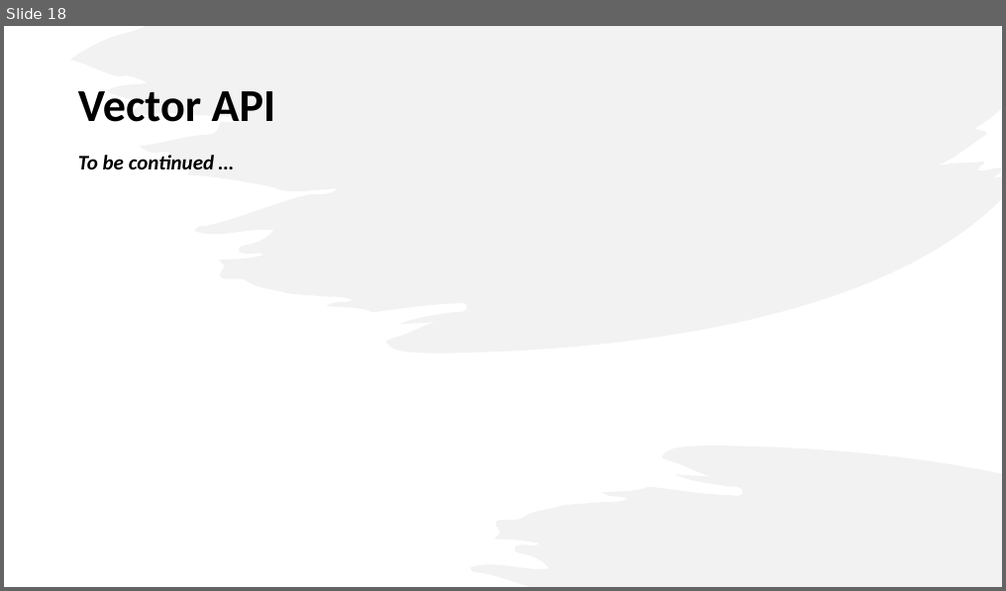
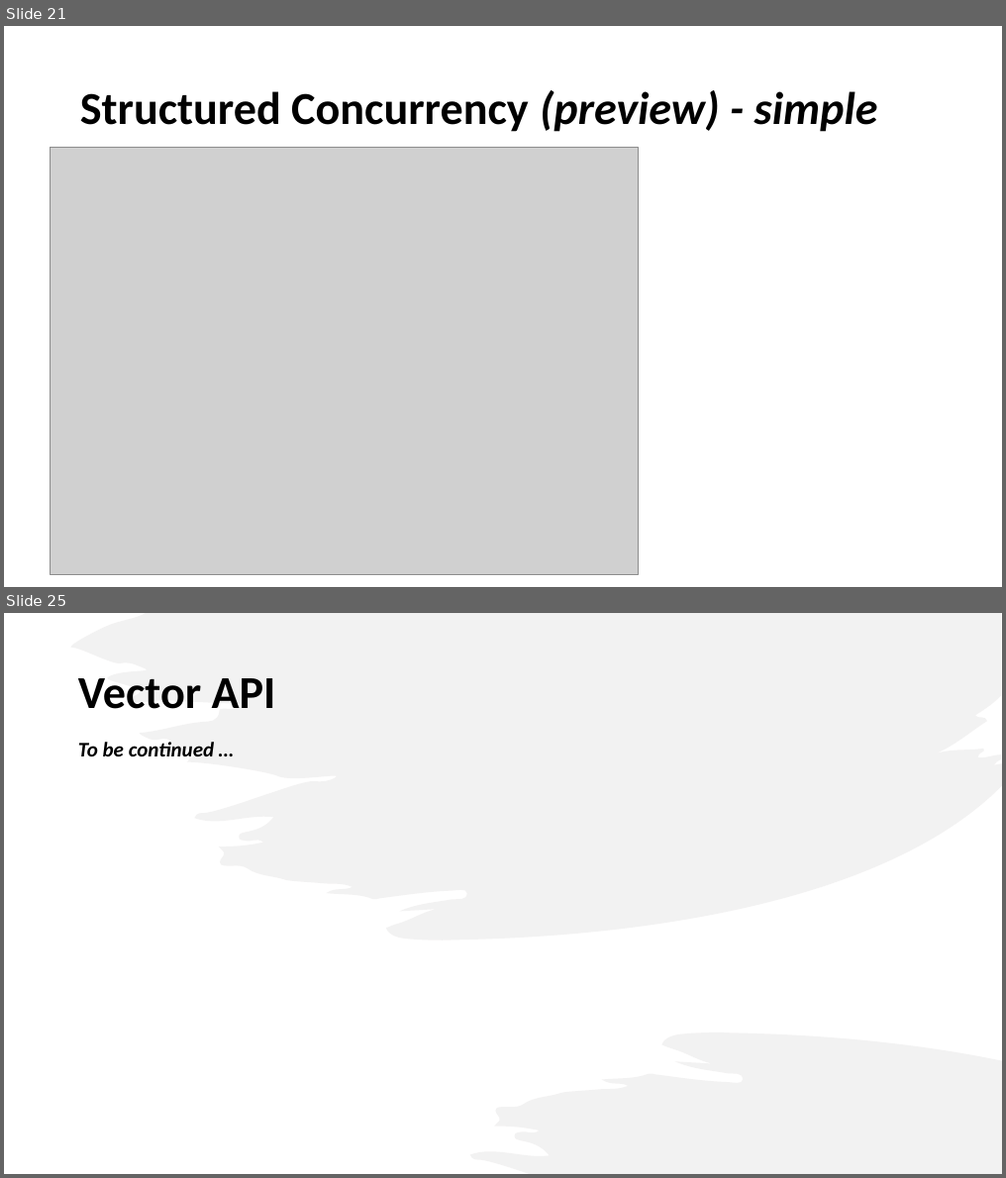
Before and after one commit to iuliana/jdk21-parent-project, a slide deck: Java21-Presentation.pptx. Shown one above the other, each under a label of ours: slide 18 before the commit, slides 21 and 25 after it; the slides between them are not shown. The pictures are 1006x591 and 1006x1178 pixels, drawn with LibreOffice and Linux fonts; fonts in the diff are those of the drawing; grey boxes stand for pictures. Boxes give left, top, right and bottom in pixels: in the first picture for what was removed or moved away, otherwise in the second. Text is boxed around its words. In the diff, an @@ line names an element or a change of style, - is before the commit and + after.

```diff
--- a/Java21-Presentation.pptx
+++ b/Java21-Presentation.pptx
@@ slide 21 added at <box>4,26,1002,587</box>, background #FFFFFF @@
@@ title added at <box>80,90,878,132</box>, 44 pt, text #000000, bold @@
+Structured Concurrency (preview) - simple
@@ picture added at <box>51,148,638,575</box> @@
@@ what was slide 18 is now slide 25 @@
```
Also in this commit, not shown: 11 slides changed, 6 other slides added, 17 other files.
